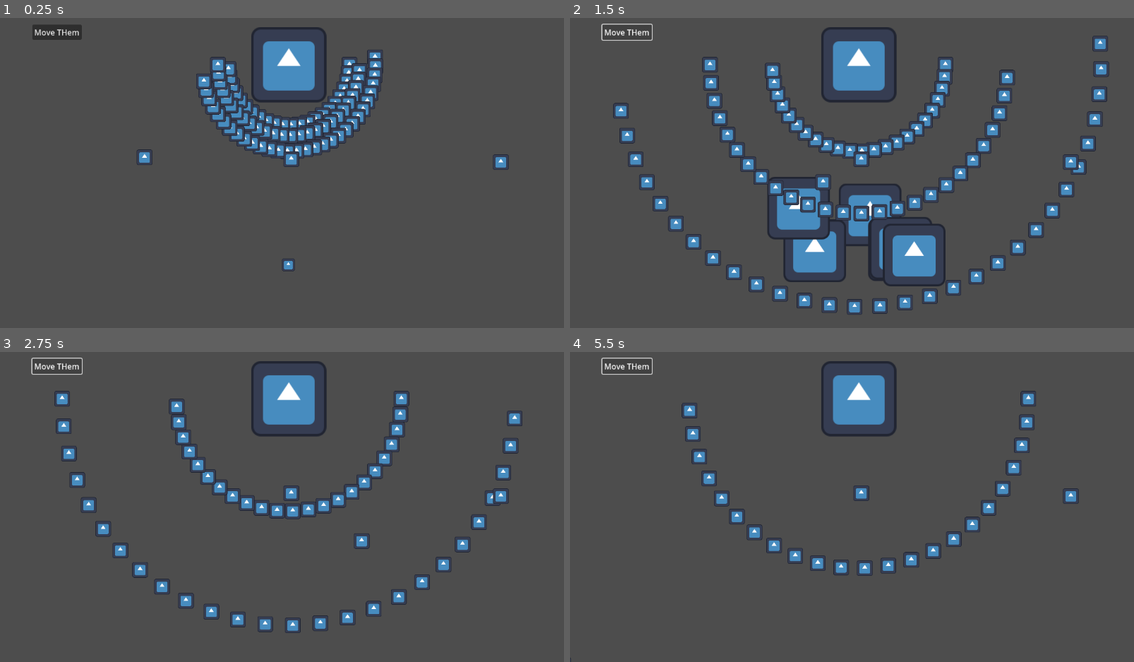
Above: before the commit, frames 1-4 (two rows, left to right).
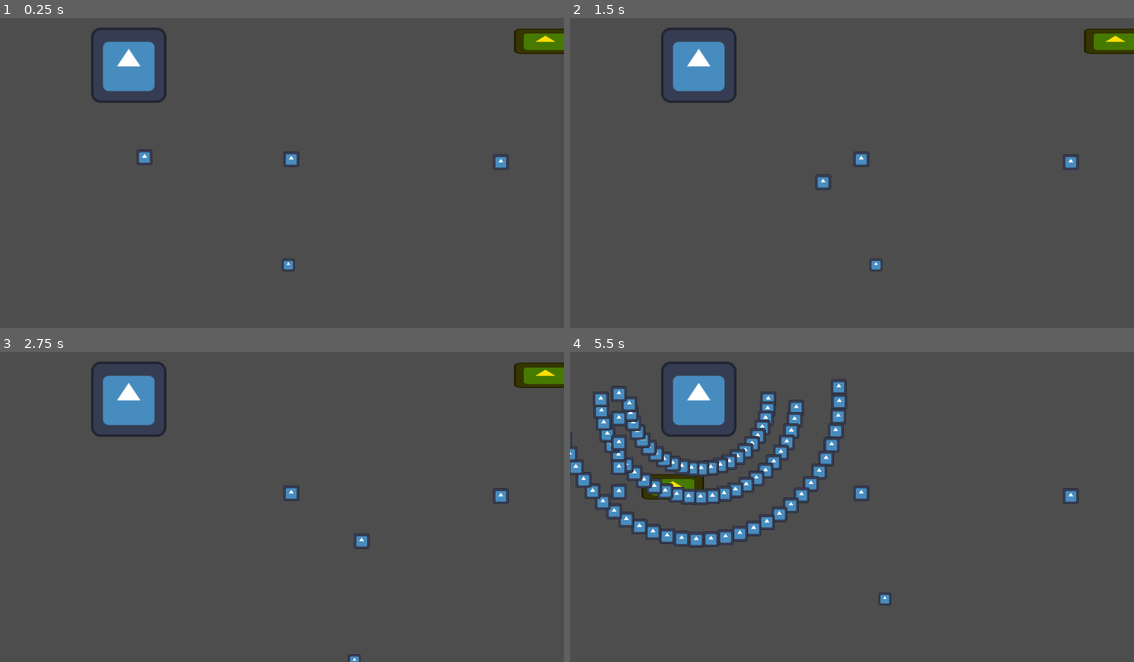
Above: after the commit, the same moments.

Repository: nullPinka/bulletjam6unstable
Game: Godot game, scene res://scenes/main/main.tscn
Same seed, same stepped clock (60 frames per second), same inputs: the game is played once before the commit and once after it. The engine's default icon, where the game draws it, is replaced by a stand-in: a white triangle on a blue panel in a dark square.
Inputs (mouse positions are in pixels of both pictures, inside the frame that each line leads up to):
- Up to frame 1 (0.25 s): no input
- Up to frame 2 (1.5 s): click (626, 33) at 0.5 s, where only the run before the commit has a clickable "Move THem"; tap Enter (ui_accept) at 1.25, 1.35 s; hold D from 1.28 s (still down)
- Up to frame 3 (2.75 s): tap Enter (ui_accept) at 1.52, 1.82, 2.1, 2.27, 2.57 s; release D at 2.03 s; hold S from 2.03 s (still down)
- Up to frame 4 (5.5 s): release S at 2.78 s; hold D 2.78-3.53 s; tap Enter (ui_accept) at 2.85, 3.6, 3.77, 4.07, 4.35, 4.52, 4.82, 5.1, 5.27 s; hold W 3.53-4.28 s; hold A from 4.28 s (still down)

The runs differ from the first frame. In frame 1, 8.8% of the frame differs, in the area x 5-100%, y 2-46%; in frame 2, 15%, in the area x 5-100%, y 1-96%; in frame 3, 9.1%; in frame 4, 12%.

Commit message:
impoved boss attack patterns and implemented core gameplay loop

Diff:
--- /dev/null
+++ b/scenes/atkspawner/atkspawner.gd
@@ -0,0 +1,36 @@
+extends Node2D
+
+var steppedon = false
+
+func movepos():
+	# TODO: Randomize x/y within screen borders
+	var x = randi_range(0, 1100)
+	var y = randi_range(0, 400)
+	global_position = Vector2(x, y)
+
+func area_entered(area):
+	if area.get_parent().name == "player":
+		steppedon = true
+		$atkicon.modulate = Color("ff00ff")
+
+func area_exited(area):
+	if area.get_parent().name == "player":
+		steppedon = false
+		$atkicon.modulate = Color("ffdf00")
+
+func attack():
+	# TODO: Attack boss
+	movepos()
+	$Timer.start()
+	return;
+
+func _ready():
+	movepos()
+	$Area2D.area_entered.connect(area_entered)
+	$Area2D.area_exited.connect(area_exited)
+	$Timer.timeout.connect(movepos)
+
+func _physics_process(delta: float) -> void:
+	if steppedon:
+		if Input.is_action_just_pressed("ui_accept"):
+			attack()
--- /dev/null
+++ b/scenes/atkspawner/atkspawner.tscn
@@ -0,0 +1,28 @@
+[gd_scene load_steps=4 format=3 uid="uid://byab86rv6dll3"]
+
+[ext_resource type="Texture2D" uid="uid://d0tkv4uyclsph" path="res://icon.svg" id="1_ejufs"]
+[ext_resource type="Script" uid="uid://dtlsg166yicgh" path="res://scenes/atkspawner/atkspawner.gd" id="1_qqtja"]
+
+[sub_resource type="RectangleShape2D" id="RectangleShape2D_jei3c"]
+size = Vector2(128, 52)
+
+[node name="atkspawner" type="Node2D"]
+z_index = -1
+script = ExtResource("1_qqtja")
+
+[node name="atkicon" type="Sprite2D" parent="."]
+modulate = Color(1, 0.87451, 0, 1)
+position = Vector2(0, 1.90735e-06)
+scale = Vector2(1, 0.40625)
+texture = ExtResource("1_ejufs")
+centered = false
+
+[node name="Area2D" type="Area2D" parent="."]
+position = Vector2(64, 26)
+
+[node name="CollisionShape2D" type="CollisionShape2D" parent="Area2D"]
+shape = SubResource("RectangleShape2D_jei3c")
+
+[node name="Timer" type="Timer" parent="."]
+wait_time = 5.0
+autostart = true
--- a/scenes/boss/boss.gd
+++ b/scenes/boss/boss.gd
@@ -2,6 +2,9 @@
 
 var r = 6
 var spawncirc = PI * r * r
+var lifetime = 0
+
+# Spawn bullets in the spawning area surrounding the boss
 
 func circumatt(from, to, gap, bullet : String, speed = 1):
 	var newbull = load("res://scenes/bullets/" + bullet + ".tscn")
@@ -9,12 +12,55 @@
 		var tempbull = newbull.instantiate()
 		tempbull.scale = Vector2(0.5,0.5)
 		tempbull.position = spawncirc * Vector2.from_angle(i * (PI / 180))
-		tempbull.anglefromboss = Vector2.from_angle(i * (PI / 180))
+		tempbull.movementangle = Vector2.from_angle(i * (PI / 180))
 		tempbull.speed = speed
+		tempbull.moving = true
 		add_child(tempbull)
 	return;
 
-func _ready():
+func shotgun(bullet):
 	circumatt(0, 180, 8, "linearbullet")
 	circumatt(5, 185, 7, "linearbullet", 3)
 	circumatt(-5, 175, 6, "linearbullet", 6)
+
+func linespawn(from, to, dir, num, bullet, spawn_delay = .1):
+	var curr = from
+	var i = 1.0
+	var bullarr = []
+
+	# Build line for bullets to follow
+	var linelen = from.distance_to(to)
+
+	while curr != to:
+		# Build bullet object
+		var newbull = bullet.instantiate()
+		newbull.position = curr
+		newbull.movementangle = dir
+		newbull.speed = 5
+
+		get_parent().add_child(newbull)
+
+		# Update current position on line
+		curr = from.lerp(to, i/num)
+		i += 1
+		bullarr.append(newbull)
+
+		await get_tree().create_timer(spawn_delay).timeout
+
+	# Move all bullets at once
+	for bull in bullarr:
+		bull.moving = true
+
+	return;
+
+func _ready():
+	await get_tree().create_timer(5).timeout
+	var linear = load("res://scenes/bullets/linearbullet.tscn")
+	linespawn(Vector2(100, 100), Vector2(100, 600), Vector2(1,0), 10, linear)
+	shotgun(1)
+
+#func _physics_process(delta: float) -> void:
+#	lifetime += delta
+#	if lifetime > 3:
+#		shotgun("l")
+#		lifetime = 0
--- a/scenes/bullets/cubicbullet.tscn
+++ b/scenes/bullets/cubicbullet.tscn
@@ -14,9 +14,9 @@
 scale = Vector2(0.5, 0.5)
 texture = ExtResource("2_g0ktn")
 
-[node name="Area2D" type="Area2D" parent="."]
+[node name="hitbox" type="Area2D" parent="."]
 
-[node name="CollisionShape2D" type="CollisionShape2D" parent="Area2D"]
+[node name="CollisionShape2D" type="CollisionShape2D" parent="hitbox"]
 shape = SubResource("CircleShape2D_5f1na")
 
 [node name="VisibleOnScreenNotifier2D" type="VisibleOnScreenNotifier2D" parent="."]
--- a/scenes/bullets/linearbullet.gd
+++ b/scenes/bullets/linearbullet.gd
@@ -2,16 +2,24 @@
 
 var movefunc = func(p0, p1, t) : return p0.lerp(p1, t)
 var endp = Vector2.ZERO
-var anglefromboss = Vector2.ZERO
+var movementangle = Vector2.ZERO
 var speed = 1
+var fading = false;
+var moving = false;
 
 func rng_fade():
+	# TODO: Fading bullets
 	randomize()
 	var fadeout = randf()
 	var time = randi() + randf()
 	var freq = randi()
 	return;
 
+# TODO: Aaaaa I forgot to use movefunc
 func _physics_process(delta: float) -> void:
 	super._physics_process(delta)
-	position += Vector2(1,1).normalized() * anglefromboss * speed
+	if moving:
+		# Movefunc movement
+		# position = movefunc.call(position, Vector2(100,400), lifetime)
+		# Constant Movement @ desired angle/speed
+		position += (Vector2(1,1) * movementangle).normalized() * speed
--- a/scenes/bullets/linearbullet.tscn
+++ b/scenes/bullets/linearbullet.tscn
@@ -14,10 +14,10 @@
 scale = Vector2(0.5, 0.5)
 texture = ExtResource("2_giinc")
 
-[node name="Area2D" type="Area2D" parent="."]
+[node name="hitbox" type="Area2D" parent="."]
 scale = Vector2(0.9, 0.9)
 
-[node name="CollisionShape2D" type="CollisionShape2D" parent="Area2D"]
+[node name="CollisionShape2D" type="CollisionShape2D" parent="hitbox"]
 shape = SubResource("CircleShape2D_5f1na")
 
 [node name="VisibleOnScreenNotifier2D" type="VisibleOnScreenNotifier2D" parent="."]
--- a/scenes/bullets/quadraticbullet.tscn
+++ b/scenes/bullets/quadraticbullet.tscn
@@ -14,10 +14,10 @@
 scale = Vector2(0.5, 0.5)
 texture = ExtResource("2_1j2po")
 
-[node name="Area2D" type="Area2D" parent="."]
+[node name="hitbox" type="Area2D" parent="."]
 scale = Vector2(0.9, 0.9)
 
-[node name="CollisionShape2D" type="CollisionShape2D" parent="Area2D"]
+[node name="CollisionShape2D" type="CollisionShape2D" parent="hitbox"]
 shape = SubResource("CircleShape2D_5f1na")
 
 [node name="VisibleOnScreenNotifier2D" type="VisibleOnScreenNotifier2D" parent="."]
--- a/scenes/main/main.gd
+++ b/scenes/main/main.gd
@@ -5,5 +5,5 @@
 func _physics_process(delta: float) -> void:
 	lifetime += delta
 	if lifetime > 1.0 and $bullets.get_node_or_null("bullet2") != null:
-		$bullets/bullet2.parameters = [Vector2(400, 400), Vector2(50, 200), 0.0001]
+		$bullets/bullet2.movefunc = func(p0, p1, t): self.position.lerp(p0, t)
 	return;
--- a/scenes/main/main.tscn
+++ b/scenes/main/main.tscn
@@ -6,20 +6,13 @@
 [ext_resource type="PackedScene" uid="uid://b1e5cjqfriou3" path="res://scenes/bullets/linearbullet.tscn" id="4_ow5a4"]
 [ext_resource type="PackedScene" uid="uid://cl5a8vqv5bjn8" path="res://scenes/bullets/quadraticbullet.tscn" id="5_hujxm"]
 [ext_resource type="PackedScene" uid="uid://2fmwqmoq0r7l" path="res://scenes/boss/boss.tscn" id="6_ow5a4"]
+[ext_resource type="PackedScene" uid="uid://byab86rv6dll3" path="res://scenes/atkspawner/atkspawner.tscn" id="7_hujxm"]
 
 [node name="main" type="Node2D"]
 script = ExtResource("1_k2fmo")
 
 [node name="player" parent="." instance=ExtResource("2_iuonh")]
 position = Vector2(589, 519)
-
-[node name="Button" type="Button" parent="."]
-offset_left = 66.0
-offset_top = 28.0
-offset_right = 127.0
-offset_bottom = 58.0
-text = "Move THem
-"
 
 [node name="bullets" type="Node" parent="."]
 
@@ -33,6 +26,6 @@
 position = Vector2(1023, 309)
 
 [node name="boss" parent="." instance=ExtResource("6_ow5a4")]
-position = Vector2(590, 110)
+position = Vector2(263, 111)
 
-[connection signal="pressed" from="Button" to="." method="test"]
+[node name="atkspawner" parent="." instance=ExtResource("7_hujxm")]
--- a/scenes/player/player.gd
+++ b/scenes/player/player.gd
@@ -6,19 +6,28 @@
 	$Area2D.area_entered.connect(death)
 
 func _physics_process(delta):
+	var speed = Vector2.ZERO
 	if hasControl:
 		if Input.is_key_pressed(KEY_A):
-			global_position.x -= 3
+			speed.x -= 3
 		if Input.is_key_pressed(KEY_D):
-			global_position.x += 3
+			speed.x += 3
 		if Input.is_key_pressed(KEY_W):
-			global_position.y -= 3
+			speed.y -= 3
 		if Input.is_key_pressed(KEY_S):
-			global_position.y += 3
+			speed.y += 3
 
+	move(speed)
+
+func move(speed):
+	global_position += speed
+	return;
 
 func death(area):
-	hasControl = false
-	$GPUParticles2D.emitting = true
-	$Icon.visible = false
-	return;
+	if area.name == "hitbox":
+		hasControl = false
+		$GPUParticles2D.emitting = true
+		$Icon.visible = false
+		# Need to defer set to prevent unexpected behavior
+		$Area2D.set_deferred("monitoring", false)
+		$Area2D.set_deferred("monitorable", false)
Not shown, added: scenes/atkspawner/atkspawner.gd.uid
Not shown: 1 places in scenes/main/main.tscn that only renumber resources
